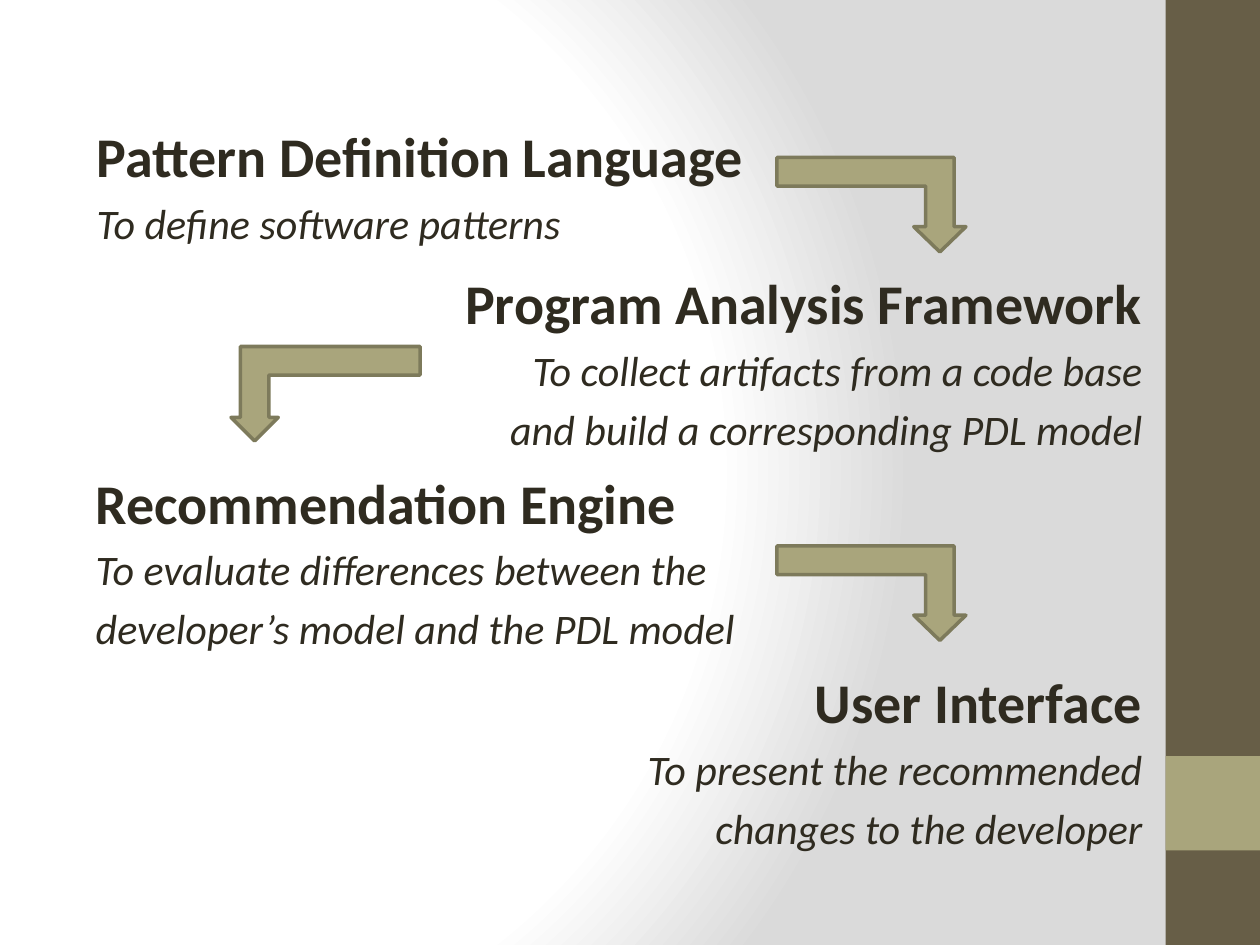
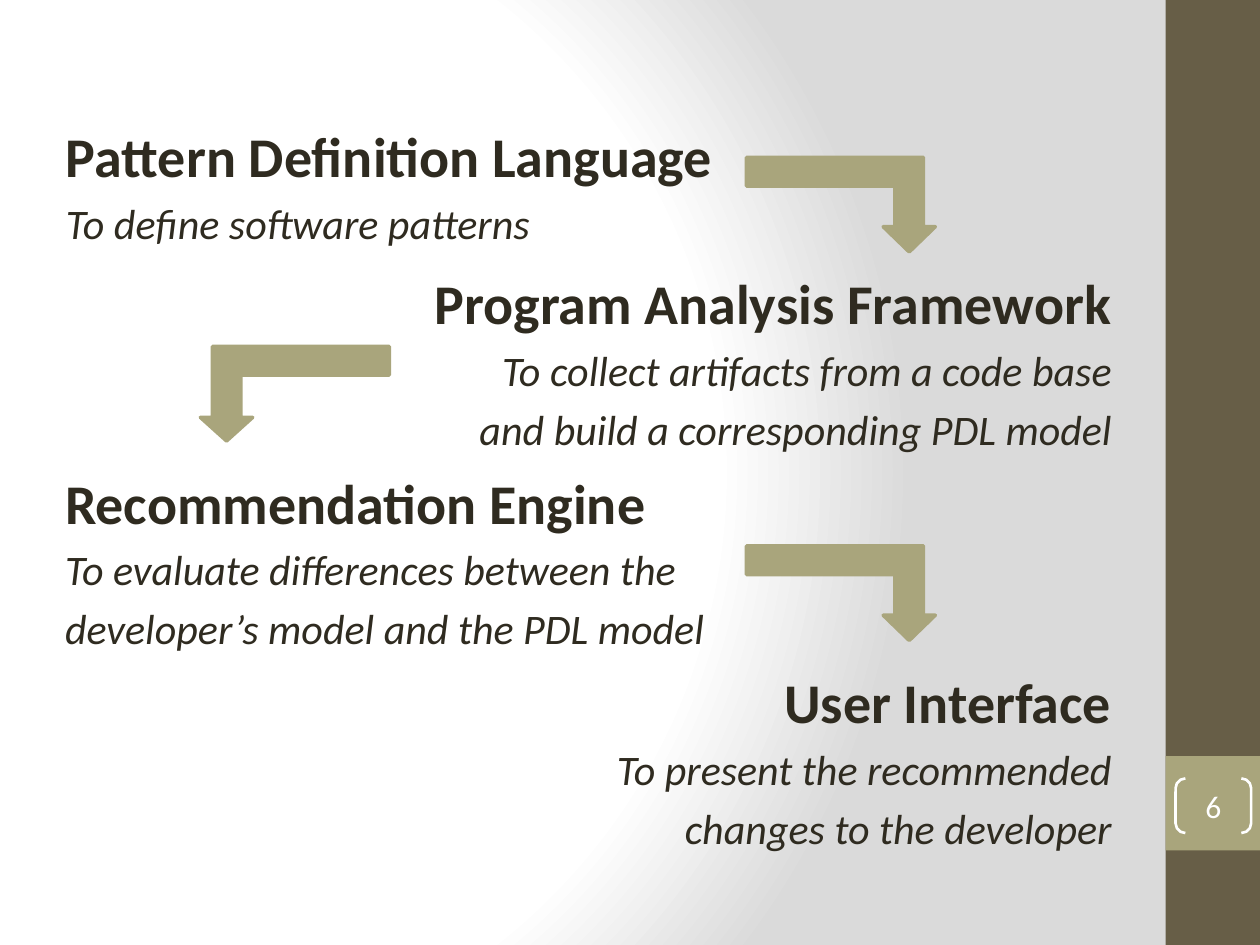
Before and after one commit to SuitAndThai/Graph-Matching, a slide deck: slide 6 of Documents/Fall Presentation.pptx (slide 4 before the commit). Drawn at 1260x945 pixels with LibreOffice and Linux fonts; fonts in the diff are those of the drawing. Boxes give left, top, right and bottom in pixels: in the first picture for what was removed or moved away, otherwise in the second. Text is boxed around its words. In the diff, an @@ line names an element or a change of style, - is before the commit and + after.

```diff
--- a/Documents/Fall Presentation.pptx
+++ b/Documents/Fall Presentation.pptx
@@ 4 texts, 3 bent up arrows moved together from (x1=96, y1=137, x2=1143, y2=851) to (x1=65, y1=137, x2=1112, y2=851) @@
@@ bent up arrow at (x1=746, y1=158, x2=935, y2=252): outline #7D7A5C 2 pt to #A9A57C 2 pt @@
@@ bent up arrow at (x1=200, y1=346, x2=389, y2=441): outline #7D7A5C 2 pt to #A9A57C 2 pt; proportions changed @@
@@ bent up arrow at (x1=746, y1=546, x2=935, y2=640): outline #7D7A5C 2 pt to #A9A57C 2 pt @@
@@ page number added at (x1=1176, y1=779, x2=1251, y2=833), outline #FFFFFF 1.5 pt, 18 pt, text #FFFFFF @@
+6
```
Also in this commit, not shown: 9 other slides changed, 2 slides added.
